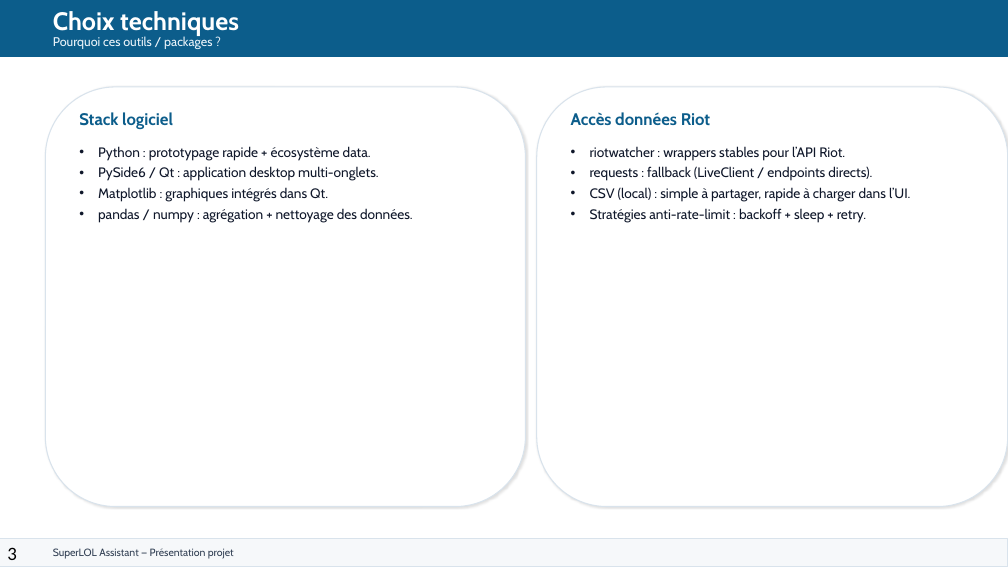
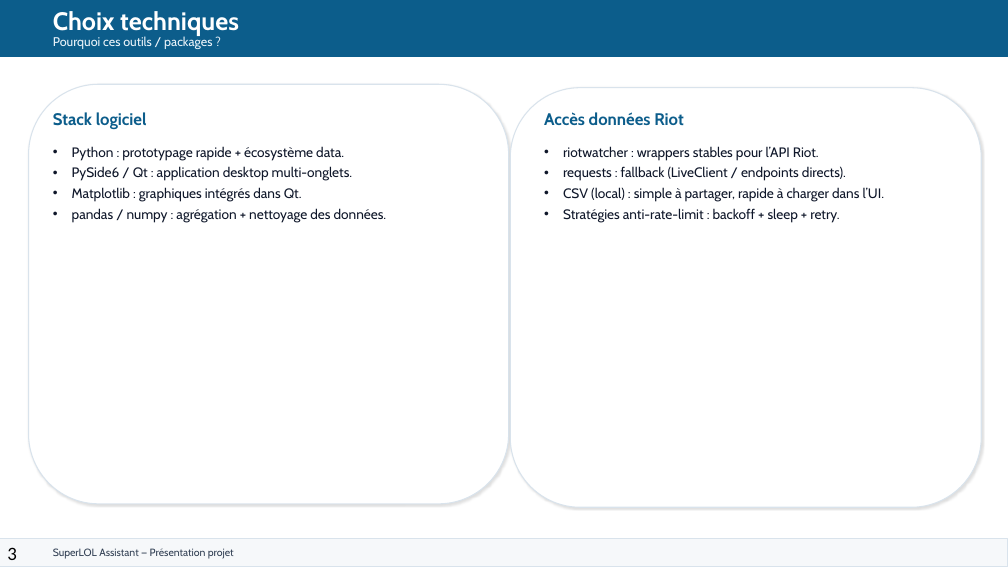
Before and after one commit to monsieurazazel-lgtm/PAI_2025_LEI_ZHANG_superLOLassistant, a slide deck: slide 3 of Soutenance_SuperLOL_Presentation.pptx. Drawn at 1008x567 pixels with LibreOffice and Linux fonts; fonts in the diff are those of the drawing. Boxes give left, top, right and bottom in pixels: in the first picture for what was removed or moved away, otherwise in the second. Text is boxed around its words. In the diff, an @@ line names an element or a change of style, - is before the commit and + after.

```diff
--- a/Soutenance_SuperLOL_Presentation.pptx
+++ b/Soutenance_SuperLOL_Presentation.pptx
@@ rounded rectangle: place and size @@
-rounded rectangle at bbox=[45, 87, 526, 507]
+rounded rectangle at bbox=[29, 84, 509, 504]
@@ 4 texts, 1 rounded rectangle: place and size @@
-4 texts, 1 rounded rectangle at bbox=[79, 87, 1008, 507]
+4 texts, 1 rounded rectangle at bbox=[53, 88, 982, 507]
```
Also in this commit, not shown: 1 other slide changed, 4 other files.
